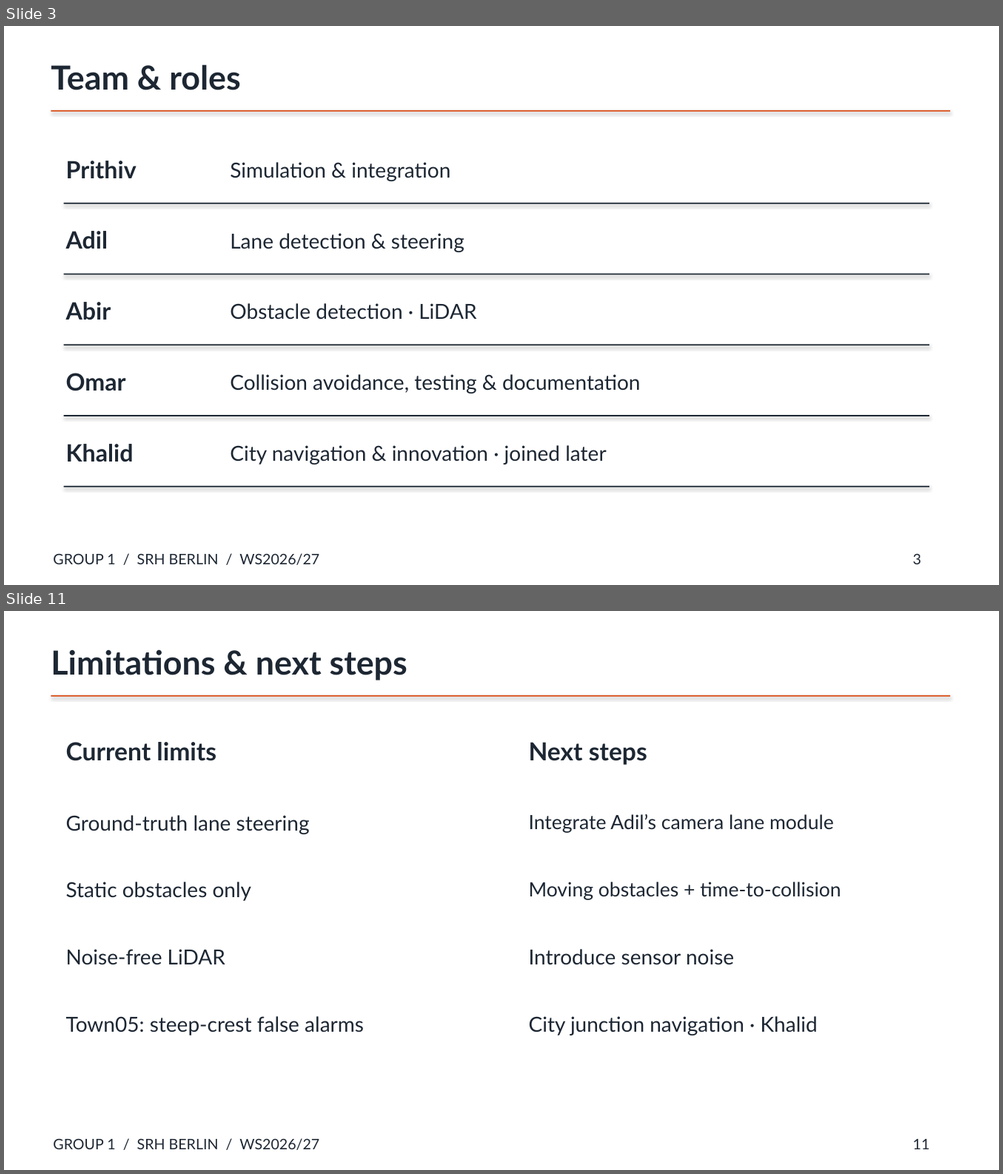
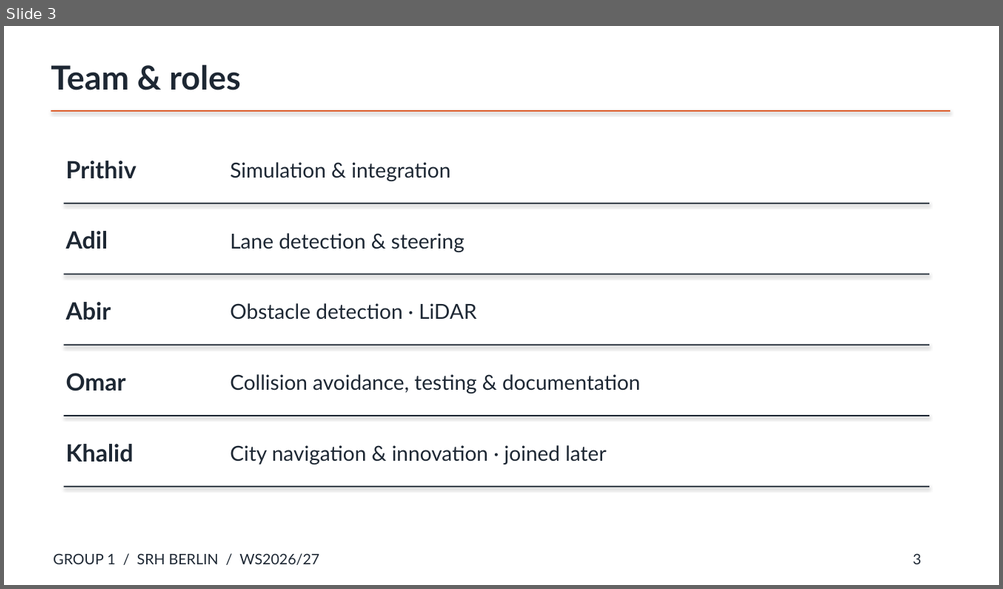
Before and after one commit to auto-m8te/carla-av-group1, a slide deck: report/Group1_Presentation.pptx. Shown one above the other, each under a label of ours: slides 3 and 11 before the commit, slide 3 after it; the slides between them are not shown. The pictures are 1003x1174 and 1003x589 pixels, drawn with LibreOffice and Linux fonts; fonts in the diff are those of the drawing. Boxes give left, top, right and bottom in pixels: in the first picture for what was removed or moved away, otherwise in the second. Text is boxed around its words. In the diff, an @@ line names an element or a change of style, - is before the commit and + after.

```diff
--- a/report/Group1_Presentation.pptx
+++ b/report/Group1_Presentation.pptx
@@ slide 11 removed at (4, 611, 999, 1170), background #FFFFFF @@
@@ text removed at (51, 649, 407, 681) @@
-Limitations & next steps
@@ rectangle removed at (51, 695, 950, 697) @@
@@ text removed at (66, 742, 216, 761) @@
-Current limits
@@ text removed at (529, 742, 647, 765) @@
-Next steps
@@ text removed at (66, 815, 310, 834) @@
-Ground-truth lane steering
@@ text removed at (529, 815, 834, 833) @@
-Integrate Adil’s camera lane module
@@ text removed at (66, 882, 252, 901) @@
-Static obstacles only
@@ text removed at (529, 882, 840, 900) @@
-Moving obstacles + time-to-collision
@@ text removed at (66, 949, 225, 965) @@
-Noise-free LiDAR
@@ text removed at (529, 949, 734, 965) @@
-Introduce sensor noise
@@ text removed at (66, 1017, 364, 1036) @@
-Town05: steep-crest false alarms
@@ text removed at (529, 1017, 817, 1036) @@
-City junction navigation · Khalid
@@ text removed at (53, 1139, 319, 1150) @@
-GROUP 1 / SRH BERLIN / WS2026/27
@@ text removed at (913, 1139, 930, 1150) @@
-11
```
Also in this commit, not shown: 4 slides changed, 7 slides added, 4 other slides removed, 16 other files.
